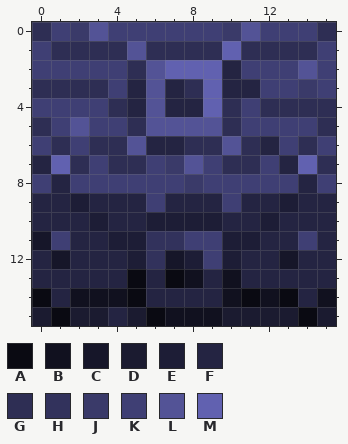
One commit to this pixel-art file: art/ase/block.aseprite. Above: the version before the commit.
16x16 pixels, 1 frame. Colours within 5 levels of each other are drawn and written as one.
Palette (. is transparent): A #0a0a12  B #11111f  C #161629  D #1b1b30  E #1d1d36  F #242442  G #2e2e54  H #32325c  J #3a3a69  K #3f3f74  L #535396  M #6161b0
Pixels before, first column x 0:
 0 GKJLKKKKKKJLKKKG
 1 KGGGGLGGGGMGGGGK
 2 KKKKKGLMMMFKKKLK
 3 GGGGKFLFGMFFKKJK
 4 KKKKGFLFFMGKGGGG
 5 GKLKKGLLLLGKKKKG
 6 KGKGGLFFGGLGFKGK
 7 FMGKGGKJLKGGKFMG
 8 KFKKKKKKJKKKKKFK
 9 FFEFFFKFFFKFFEFF
10 FFFEFFEEEEFFEFFF
11 CKFFEEHHKKEEFFKF
12 FCFFFEHCEKEFFCFF
13 FFFFFAFABFBFFFFF
14 AFBBBAFFFFBABAFB
15 DADDFDABBBDDDDAD
After the commit:
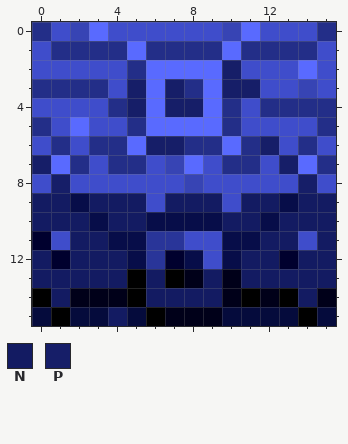
Colours new in this view: N #131b62  P #161e68
The author wrote: tweak entity y collision update block sprite colors
The edit:
colour A: #0a0a12 -> #000000
colour B: #11111f -> #000019
colour C: #161629 -> #00002e
colour D: #1b1b30 -> #050b3c
colour E: #1d1d36 -> #070d49
colour G: #2e2e54 -> #232e88
colour H: #32325c -> #293599
colour J: #3a3a69 -> #3744b4
colour K: #3f3f74 -> #3f4dcb
colour L: #535396 -> #596aff
Changed rows in their new state; - is a pixel that keeps its letter.
first column x 0:
 1 ----------L-----
 2 -------LLLP-----
 3 -----P-P-LPP----
 4 -----P-PPL------
 6 ------PP----P---
 7 PL-----------PL-
 8 -P------------P-
 9 NN-NNN-NNN-NN-NN
10 NNN-NN----NN-NNN
11 --NN--------NN-N
12 N-NNN------NN-NN
13 NNNNN-N--N-NNNNN
14 -N----NNNN----N-
15 ----N-----------
Pixel boxes of the changes (left, top, right, bottom) in both pictures:
changed: (32, 22, 336, 326)
